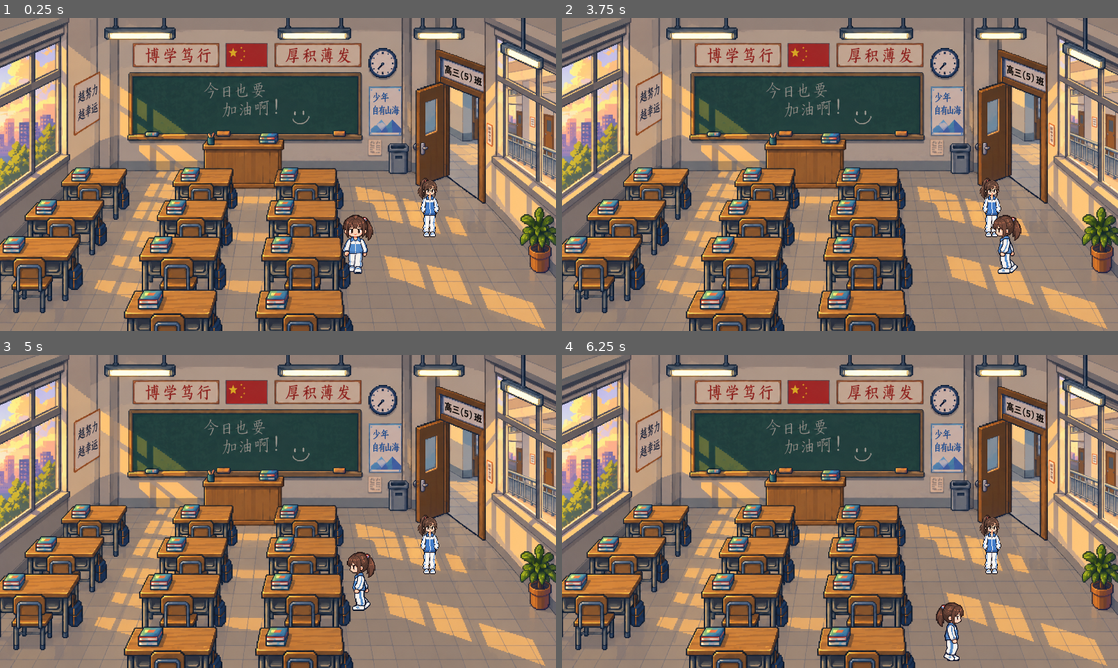
Above: before the commit, frames 1-4 (two rows, left to right).
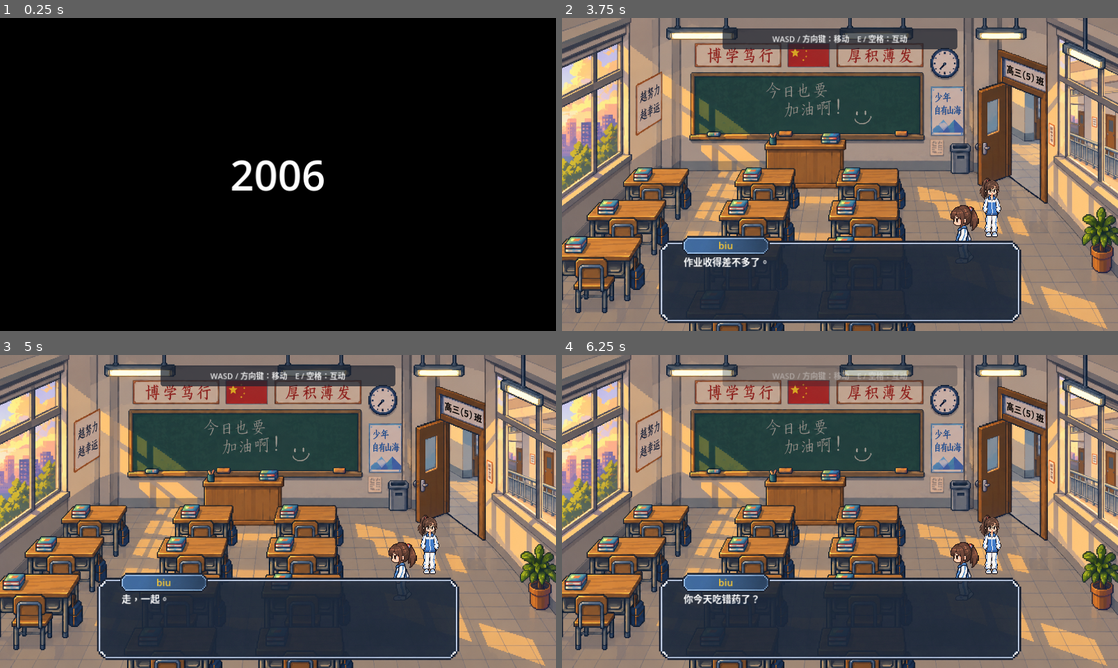
Above: after the commit, the same moments.

Repository: margaret1123/qiu-s-birthday
Game: Godot game, scene res://s01_classroom.tscn
Same seed, same stepped clock (60 frames per second), same inputs: the game is played once before the commit and once after it.
Inputs (mouse positions are in pixels of both pictures, inside the frame that each line leads up to):
- Up to frame 1 (0.25 s): no input
- Up to frame 2 (3.75 s): tap Enter (ui_accept) at 0.5, 0.77, 1.52, 3.02 s; move the mouse to (962, 158) at 0.52 s; hold Right (ui_right) 0.53-1.28 s; tap E (interact) every 0.75 s from 0.6 to 3.6 s; move the mouse to (728, 190) at 1.27 s; hold Down (ui_down) 1.28-2.03 s; move the mouse to (895, 105) at 2.02 s; hold Right (ui_right) 2.03-2.78 s; move the mouse to (812, 237) at 2.77 s; hold Up (ui_up) 2.78-3.53 s; move the mouse to (1006, 221) at 3.52 s; hold Left (ui_left) from 3.53 s (still down)
- Up to frame 3 (5 s): keep holding Left (ui_left); tap Enter (ui_accept) at 3.77, 4.52 s; move the mouse to (111, 464) at 4.27 s; tap E (interact) at 4.35 s
- Up to frame 4 (6.25 s): move the mouse to (867, 511) at 5.02 s; release Left (ui_left) at 5.03 s; hold Down (ui_down) 5.03-5.78 s; tap E (interact) at 5.1, 5.85 s; move the mouse to (756, 433) at 5.77 s; hold Right (ui_right) from 5.78 s (still down); tap Enter (ui_accept) at 6.02 s

The runs differ from the first frame. In frame 1, 100% of the frame differs, in the area x 0-100%, y 0-100%; in frame 2, 19%; in frame 3, 19%; in frame 4, 18%.

Commit message:
polish: fill out the story's rooms with a standing class
Pass A of the fullness work: the same story, the same dialogue and the same
routes, with the rooms around them no longer empty.

The crowd is decoration and nothing else. Every new figure is a bare Sprite2D
under the existing WorldSort - no script, no collision, no interaction area, no
group and no movement - so nothing added here can touch the player's path, the
triggers or the flow. They only sort against the room they are standing in.

The same small class follows the player through the school: S01 seats four and
leaves two standing in the aisle, S08 fills eight desks of that same group with
lao Dai on duty at the podium, and S09 keeps four of them and empties the rest,
so the room reads as having thinned out rather than as having swapped cast.
S03, S04, S06 and S07 get two to four apiece along their own edges, clear of
every trigger and of the tank event's sightline. S02, S05 and S11 are untouched.

S01 also opens the game now: black, "2006" held on its own, then the room -
the same shape S10 already uses for "2026", with the player frozen for the
caption and released once the fade is done. A one-time desktop hint fades in
after that and is gone four seconds later; it is skipped entirely on a
touchscreen, which draws its own controls.

S10 stays empty on purpose. With no end-of-day backdrop in the project it keeps
S04's gate and gets one scene-local CanvasModulate for the later hour, so the
fade to black and the year above it stay untouched by the tint.

Scales and offsets are derived per sprite from its own transparent canvas, with
the visible bottom on the node's own baseline so y-sort lands right.

Co-Authored-By: Claude Code <noreply@anthropic.com>

Diff:
--- a/s01_classroom.gd
+++ b/s01_classroom.gd
@@ -5,6 +5,13 @@
 ##
 ## Scene-local only - this state belongs to this scene and is deliberately not
 ## in GlobalState.
+##
+## This is also the scene the game starts on, so it owns the cold open: the black
+## the FadeOverlay already starts on, "2006" held over it on its own, and only
+## then the room. That is the same shape S10 uses for "2026" at the other end of
+## the story - a Label on a CanvasLayer above FadeOverlay. The two years are the
+## two ends of one gesture, but neither scene knows about the other and there is
+## no timeline to keep.
 
 enum FlowState {
 	INTRO,
@@ -13,6 +20,18 @@
 }
 
 const BIU_NAME := "biu"
+
+## How long "2006" stays up before the room arrives. One beat, the same hold S10
+## gives "2026", so the opening and the ending read as the same cut.
+const YEAR_HOLD := 1.2
+
+## The one-time nudge for a keyboard, shown once the room is up and then gone.
+## It is a nudge and not a tutorial: nothing waits on it and nothing remembers it.
+const HINT_TEXT := "WASD / 方向键：移动　E / 空格：互动"
+const HINT_FADE := 0.5
+## How long the hint sits fully up before it starts fading. Four seconds is one
+## glance at the room, not a prompt to answer.
+const HINT_HOLD := 4.0
 
 ## Where the player stands when S02 opens. The canteen entrance is the front of
 ## the dining floor, between the two left-hand tables.
@@ -40,12 +59,49 @@
 @onready var _exit_trigger: Area2D = $ExitTrigger
 @onready var _fade = $FadeOverlay
 @onready var _player: CharacterBody2D = $WorldSort/Player
+@onready var _year_overlay: CanvasLayer = $YearOverlay
+@onready var _hint: Control = $ControlHint/Hint
 
 func _ready() -> void:
 	_dialogue_box.dialogue_finished.connect(_on_dialogue_finished)
 	_choice_box.choice_selected.connect(_on_choice_selected)
 	_exit_trigger.body_entered.connect(_on_exit_entered)
-	_fade.fade_in()
+	_run_opening()
+
+## Black out, the year on its own, then the room.
+##
+## FadeOverlay is already at full black when this runs, so "2006" goes straight
+## over it and the wipe underneath is never seen until it is asked for. The player
+## is held for the whole thing rather than only for the caption: the room is not
+## up yet, so there is nothing to walk into and nothing to read.
+func _run_opening() -> void:
+	_player.set_physics_process(false)
+	_year_overlay.visible = true
+	await get_tree().create_timer(YEAR_HOLD).timeout
+	_year_overlay.visible = false
+	await _fade.fade_in()
+	_player.set_physics_process(true)
+	_show_control_hint()
+
+## The desktop nudge, shown once, after the room is up.
+##
+## Gated on the device rather than on anything the game knows, and by the same
+## test the touch HUD uses: a machine that reports a touchscreen has its controls
+## drawn on screen already, and telling it about WASD would be wrong. On a
+## touchscreen this returns before the hint is ever made visible.
+##
+## Nothing is written down and nothing is added up - it is shown once when the
+## game opens and then it is over, which is why it needs no home in GlobalState.
+func _show_control_hint() -> void:
+	if DisplayServer.is_touchscreen_available():
+		return
+	_hint.visible = true
+	_hint.modulate.a = 0.0
+	var tween := create_tween()
+	tween.tween_property(_hint, "modulate:a", 1.0, HINT_FADE)
+	tween.tween_interval(HINT_HOLD)
+	tween.tween_property(_hint, "modulate:a", 0.0, HINT_FADE)
+	tween.tween_callback(_hint.hide)
 
 func _on_dialogue_finished() -> void:
 	# Both a finished intro and a finished scolding lead back to the choice.
--- a/s01_classroom.tscn
+++ b/s01_classroom.tscn
@@ -8,6 +8,23 @@
 [ext_resource type="PackedScene" uid="uid://cq7x2m4vb9n8t" path="res://choice_box.tscn" id="6_choice"]
 [ext_resource type="Texture2D" path="res://art/UI/出口5d5b52f2-3584-4d5c-a5a8-22e98a370f7c.png" id="7_exit_icon"]
 [ext_resource type="PackedScene" uid="uid://d6m8lpzh34r5y" path="res://fade_overlay.tscn" id="8_fade"]
+[ext_resource type="Texture2D" path="res://art/characters/students/CHAR_STUDENTS_30_transparent_sprites/male_A/male_A_sit_back.png" id="9_seat_male_a"]
+[ext_resource type="Texture2D" path="res://art/characters/students/CHAR_STUDENTS_30_transparent_sprites/female_A/female_A_sit_back.png" id="10_seat_female_a"]
+[ext_resource type="Texture2D" path="res://art/characters/students/CHAR_STUDENTS_30_transparent_sprites/female_B/female_B_sit_back.png" id="11_seat_female_b"]
+[ext_resource type="Texture2D" path="res://art/characters/students/CHAR_STUDENTS_30_transparent_sprites/male_C/male_C_sit_back.png" id="12_seat_male_c"]
+[ext_resource type="Texture2D" path="res://art/characters/students/CHAR_STUDENTS_30_transparent_sprites/male_B/male_B_stand_front.png" id="13_stand_male_b"]
+[ext_resource type="Texture2D" path="res://art/characters/students/CHAR_STUDENTS_30_transparent_sprites/female_C/female_C_stand_front.png" id="14_stand_female_c"]
+
+[sub_resource type="StyleBoxFlat" id="StyleBoxFlat_hint"]
+content_margin_left = 22.0
+content_margin_top = 10.0
+content_margin_right = 22.0
+content_margin_bottom = 10.0
+bg_color = Color(0.101961, 0.129412, 0.180392, 0.717647)
+corner_radius_top_left = 6
+corner_radius_top_right = 6
+corner_radius_bottom_right = 6
+corner_radius_bottom_left = 6
 
 [sub_resource type="AtlasTexture" id="AtlasTexture_exit_icon"]
 atlas = ExtResource("7_exit_icon")
@@ -187,6 +204,42 @@
 texture = ExtResource("1_bg")
 polygon = PackedVector2Array(792, -166, 1032, -180, 1040, 0, 776, 0, 776, -3, 785, -54, 799, -63, 799, -144, 790, -150)
 uv = PackedVector2Array(792, 714, 1032, 700, 1040, 880, 776, 880, 776, 877, 785, 826, 799, 817, 799, 736, 790, 730)
+
+[node name="StudentSeatedA1" type="Sprite2D" parent="WorldSort"]
+position = Vector2(310, 572)
+scale = Vector2(0.75, 0.75)
+texture = ExtResource("9_seat_male_a")
+offset = Vector2(0, -93.5)
+
+[node name="StudentSeatedB1" type="Sprite2D" parent="WorldSort"]
+position = Vector2(605, 572)
+scale = Vector2(0.75, 0.75)
+texture = ExtResource("10_seat_female_a")
+offset = Vector2(-3, -91.5)
+
+[node name="StudentSeatedA2" type="Sprite2D" parent="WorldSort"]
+position = Vector2(220, 668)
+scale = Vector2(0.75, 0.75)
+texture = ExtResource("11_seat_female_b")
+offset = Vector2(-3, -91.5)
+
+[node name="StudentSeatedB2" type="Sprite2D" parent="WorldSort"]
+position = Vector2(575, 688)
+scale = Vector2(0.75, 0.75)
+texture = ExtResource("12_seat_male_c")
+offset = Vector2(-2, -94)
+
+[node name="StudentStandingA" type="Sprite2D" parent="WorldSort"]
+position = Vector2(740, 700)
+scale = Vector2(0.59661, 0.59661)
+texture = ExtResource("13_stand_male_b")
+offset = Vector2(0, -149)
+
+[node name="StudentStandingB" type="Sprite2D" parent="WorldSort"]
+position = Vector2(755, 860)
+scale = Vector2(0.600683, 0.600683)
+texture = ExtResource("14_stand_female_c")
+offset = Vector2(-3, -147)
 
 [node name="Player" parent="WorldSort" instance=ExtResource("2_player")]
 position = Vector2(1080, 770)
@@ -223,3 +276,47 @@
 [node name="ChoiceBox" parent="." instance=ExtResource("6_choice")]
 
 [node name="FadeOverlay" parent="." instance=ExtResource("8_fade")]
+
+[node name="YearOverlay" type="CanvasLayer" parent="."]
+layer = 110
+
+[node name="YearLabel" type="Label" parent="YearOverlay"]
+anchors_preset = 8
+anchor_left = 0.5
+anchor_top = 0.5
+anchor_right = 0.5
+anchor_bottom = 0.5
+offset_left = -200.0
+offset_top = -80.0
+offset_right = 200.0
+offset_bottom = 80.0
+grow_horizontal = 2
+grow_vertical = 2
+theme_override_colors/font_color = Color(1, 1, 1, 1)
+theme_override_font_sizes/font_size = 96
+text = "2006"
+horizontal_alignment = 1
+vertical_alignment = 1
+
+[node name="ControlHint" type="CanvasLayer" parent="."]
+layer = 15
+
+[node name="Hint" type="PanelContainer" parent="ControlHint"]
+visible = false
+anchors_preset = 5
+anchor_left = 0.5
+anchor_right = 0.5
+offset_left = -270.0
+offset_top = 24.0
+offset_right = 270.0
+offset_bottom = 68.0
+grow_horizontal = 2
+theme_override_styles/panel = SubResource("StyleBoxFlat_hint")
+
+[node name="HintLabel" type="Label" parent="ControlHint/Hint"]
+layout_mode = 2
+theme_override_colors/font_color = Color(1, 1, 1, 0.878431)
+theme_override_font_sizes/font_size = 18
+text = "WASD / 方向键：移动　E / 空格：互动"
+horizontal_alignment = 1
+vertical_alignment = 1
--- a/s03_corridor.tscn
+++ b/s03_corridor.tscn
@@ -9,6 +9,7 @@
 [ext_resource type="Texture2D" path="res://art/UI/出口5d5b52f2-3584-4d5c-a5a8-22e98a370f7c.png" id="7_exit_icon"]
 [ext_resource type="SpriteFrames" path="res://art/characters/Biu/biu_sprite_frames.tres" id="8_biu_frames"]
 [ext_resource type="Texture2D" path="res://art/characters/students/CHAR_STUDENTS_30_transparent_sprites/male_A/male_A_stand_front.png" id="9_male_student"]
+[ext_resource type="Texture2D" path="res://art/characters/students/CHAR_STUDENTS_30_transparent_sprites/female_C/female_C_stand_front.png" id="10_stand_female_c"]
 
 [sub_resource type="RectangleShape2D" id="RectangleShape2D_left_wall"]
 size = Vector2(120, 1060)
@@ -105,6 +106,18 @@
 position = Vector2(0, -14)
 shape = SubResource("RectangleShape2D_actor")
 
+[node name="StudentFarLeft" type="Sprite2D" parent="WorldSort"]
+position = Vector2(350, 905)
+scale = Vector2(0.600683, 0.600683)
+texture = ExtResource("10_stand_female_c")
+offset = Vector2(-3, -147)
+
+[node name="StudentFarRight" type="Sprite2D" parent="WorldSort"]
+position = Vector2(1420, 900)
+scale = Vector2(0.59661, 0.59661)
+texture = ExtResource("9_male_student")
+offset = Vector2(-3, -149)
+
 [node name="TankEventTrigger" type="Area2D" parent="."]
 position = Vector2(930, 795)
 
--- a/s04_school_gate_noon.tscn
+++ b/s04_school_gate_noon.tscn
@@ -8,6 +8,8 @@
 [ext_resource type="Script" path="res://s04_school_gate_noon.gd" id="6_gategd"]
 [ext_resource type="Texture2D" path="res://art/characters/Qiu/骑车载人92fd5a18-4cdc-43dc-af65-79dbc466f207.png" id="7_ride"]
 [ext_resource type="SpriteFrames" path="res://art/characters/Biu/biu_sprite_frames.tres" id="8_biu_frames"]
+[ext_resource type="Texture2D" path="res://art/characters/students/CHAR_STUDENTS_30_transparent_sprites/female_A/female_A_stand_front.png" id="9_stand_female_a"]
+[ext_resource type="Texture2D" path="res://art/characters/students/CHAR_STUDENTS_30_transparent_sprites/male_B/male_B_stand_front.png" id="10_stand_male_b"]
 
 [sub_resource type="RectangleShape2D" id="RectangleShape2D_left_wall"]
 size = Vector2(300, 2000)
@@ -108,6 +110,18 @@
 position = Vector2(0, -14)
 shape = SubResource("RectangleShape2D_actor")
 
+[node name="StudentPlazaLeft" type="Sprite2D" parent="WorldSort"]
+position = Vector2(300, 820)
+scale = Vector2(0.61324, 0.61324)
+texture = ExtResource("9_stand_female_a")
+offset = Vector2(-3, -144)
+
+[node name="StudentPlazaRight" type="Sprite2D" parent="WorldSort"]
+position = Vector2(1400, 780)
+scale = Vector2(0.59661, 0.59661)
+texture = ExtResource("10_stand_male_b")
+offset = Vector2(0, -149)
+
 [node name="GateDecisionTrigger" type="Area2D" parent="."]
 position = Vector2(790, 620)
 
--- a/s06_cybercafe_interior.tscn
+++ b/s06_cybercafe_interior.tscn
@@ -8,6 +8,10 @@
 [ext_resource type="PackedScene" uid="uid://d6m8lpzh34r5y" path="res://fade_overlay.tscn" id="6_fade"]
 [ext_resource type="Script" path="res://s06_cybercafe_interior.gd" id="7_s06gd"]
 [ext_resource type="Texture2D" path="res://art/UI/出口5d5b52f2-3584-4d5c-a5a8-22e98a370f7c.png" id="8_exit_icon"]
+[ext_resource type="Texture2D" path="res://art/characters/students/CHAR_STUDENTS_30_transparent_sprites/male_A/male_A_sit_back.png" id="9_seat_male_a"]
+[ext_resource type="Texture2D" path="res://art/characters/students/CHAR_STUDENTS_30_transparent_sprites/male_B/male_B_sit_back.png" id="10_seat_male_b"]
+[ext_resource type="Texture2D" path="res://art/characters/students/CHAR_STUDENTS_30_transparent_sprites/female_A/female_A_sit_back.png" id="11_seat_female_a"]
+[ext_resource type="Texture2D" path="res://art/characters/students/CHAR_STUDENTS_30_transparent_sprites/female_C/female_C_sit_back.png" id="12_seat_female_c"]
 
 [sub_resource type="AtlasTexture" id="AtlasTexture_exit_icon"]
 atlas = ExtResource("8_exit_icon")
@@ -151,6 +155,30 @@
 texture = ExtResource("1_bg")
 polygon = PackedVector2Array(300, -501, 402, -501, 402, 0, 300, 0)
 uv = PackedVector2Array(300, 440, 402, 440, 402, 941, 300, 941)
+
+[node name="GamerLeftTopA" type="Sprite2D" parent="WorldSort"]
+position = Vector2(100, 505)
+scale = Vector2(0.75, 0.75)
+texture = ExtResource("9_seat_male_a")
+offset = Vector2(0, -93.5)
+
+[node name="GamerLeftTopB" type="Sprite2D" parent="WorldSort"]
+position = Vector2(200, 500)
+scale = Vector2(0.75, 0.75)
+texture = ExtResource("10_seat_male_b")
+offset = Vector2(-0.5, -93)
+
+[node name="GamerMiddleLeft" type="Sprite2D" parent="WorldSort"]
+position = Vector2(785, 748)
+scale = Vector2(0.75, 0.75)
+texture = ExtResource("11_seat_female_a")
+offset = Vector2(-3, -91.5)
+
+[node name="GamerMiddleRight" type="Sprite2D" parent="WorldSort"]
+position = Vector2(938, 745)
+scale = Vector2(0.75, 0.75)
+texture = ExtResource("12_seat_female_c")
+offset = Vector2(-3, -96.5)
 
 [node name="Player" parent="WorldSort" instance=ExtResource("2_player")]
 position = Vector2(500, 850)
--- a/s07_return_to_school.tscn
+++ b/s07_return_to_school.tscn
@@ -8,6 +8,8 @@
 [ext_resource type="PackedScene" uid="uid://cq7x2m4vb9n8t" path="res://choice_box.tscn" id="6_choice"]
 [ext_resource type="Texture2D" path="res://art/UI/出口5d5b52f2-3584-4d5c-a5a8-22e98a370f7c.png" id="7_exit_icon"]
 [ext_resource type="SpriteFrames" path="res://art/characters/Biu/biu_sprite_frames.tres" id="8_biu_frames"]
+[ext_resource type="Texture2D" path="res://art/characters/students/CHAR_STUDENTS_30_transparent_sprites/male_A/male_A_stand_front.png" id="9_stand_male_a"]
+[ext_resource type="Texture2D" path="res://art/characters/students/CHAR_STUDENTS_30_transparent_sprites/female_B/female_B_stand_front.png" id="10_stand_female_b"]
 
 [sub_resource type="AtlasTexture" id="AtlasTexture_exit_icon"]
 atlas = ExtResource("7_exit_icon")
@@ -174,6 +176,18 @@
 position = Vector2(0, -14)
 shape = SubResource("RectangleShape2D_actor")
 
+[node name="StudentSidewalkLeft" type="Sprite2D" parent="WorldSort"]
+position = Vector2(330, 780)
+scale = Vector2(0.59661, 0.59661)
+texture = ExtResource("9_stand_male_a")
+offset = Vector2(-3, -149)
+
+[node name="StudentSidewalkRight" type="Sprite2D" parent="WorldSort"]
+position = Vector2(1300, 820)
+scale = Vector2(0.635379, 0.635379)
+texture = ExtResource("10_stand_female_b")
+offset = Vector2(-3, -139)
+
 [node name="PhoneEventTrigger" type="Area2D" parent="."]
 position = Vector2(940, 675)
 
--- a/s08_classroom_exam.tscn
+++ b/s08_classroom_exam.tscn
@@ -7,6 +7,13 @@
 [ext_resource type="PackedScene" uid="uid://d6m8lpzh34r5y" path="res://fade_overlay.tscn" id="5_fade"]
 [ext_resource type="Script" path="res://s08_classroom_exam.gd" id="6_examgd"]
 [ext_resource type="SpriteFrames" path="res://art/characters/Biu/biu_sprite_frames.tres" id="7_biu_frames"]
+[ext_resource type="Texture2D" path="res://art/characters/students/CHAR_STUDENTS_30_transparent_sprites/male_A/male_A_sit_back.png" id="8_seat_male_a"]
+[ext_resource type="Texture2D" path="res://art/characters/students/CHAR_STUDENTS_30_transparent_sprites/female_A/female_A_sit_back.png" id="9_seat_female_a"]
+[ext_resource type="Texture2D" path="res://art/characters/students/CHAR_STUDENTS_30_transparent_sprites/male_B/male_B_sit_back.png" id="10_seat_male_b"]
+[ext_resource type="Texture2D" path="res://art/characters/students/CHAR_STUDENTS_30_transparent_sprites/female_B/female_B_sit_back.png" id="11_seat_female_b"]
+[ext_resource type="Texture2D" path="res://art/characters/students/CHAR_STUDENTS_30_transparent_sprites/male_C/male_C_sit_back.png" id="12_seat_male_c"]
+[ext_resource type="Texture2D" path="res://art/characters/students/CHAR_STUDENTS_30_transparent_sprites/female_C/female_C_sit_back.png" id="13_seat_female_c"]
+[ext_resource type="Texture2D" path="res://art/characters/teacher/363bc86a-a5e6-455b-8362-df69dfc5b5a8.png" id="14_teacher_front"]
 
 [sub_resource type="RectangleShape2D" id="RectangleShape2D_actor"]
 size = Vector2(40, 28)
@@ -172,6 +179,60 @@
 texture = ExtResource("1_bg")
 polygon = PackedVector2Array(860, -148, 1080, -148, 1080, 0, 860, 0)
 uv = PackedVector2Array(860, 732, 1080, 732, 1080, 880, 860, 880)
+
+[node name="StudentSeatedA1" type="Sprite2D" parent="WorldSort"]
+position = Vector2(310, 578)
+scale = Vector2(0.75, 0.75)
+texture = ExtResource("8_seat_male_a")
+offset = Vector2(0, -93.5)
+
+[node name="StudentSeatedB1" type="Sprite2D" parent="WorldSort"]
+position = Vector2(600, 578)
+scale = Vector2(0.75, 0.75)
+texture = ExtResource("9_seat_female_a")
+offset = Vector2(-3, -91.5)
+
+[node name="StudentSeatedCUp" type="Sprite2D" parent="WorldSort"]
+position = Vector2(985, 598)
+scale = Vector2(0.75, 0.75)
+texture = ExtResource("10_seat_male_b")
+offset = Vector2(-0.5, -93)
+
+[node name="StudentSeatedA2" type="Sprite2D" parent="WorldSort"]
+position = Vector2(215, 695)
+scale = Vector2(0.75, 0.75)
+texture = ExtResource("11_seat_female_b")
+offset = Vector2(-3, -91.5)
+
+[node name="StudentSeatedB2" type="Sprite2D" parent="WorldSort"]
+position = Vector2(570, 700)
+scale = Vector2(0.75, 0.75)
+texture = ExtResource("12_seat_male_c")
+offset = Vector2(-2, -94)
+
+[node name="StudentSeatedCMid" type="Sprite2D" parent="WorldSort"]
+position = Vector2(965, 705)
+scale = Vector2(0.75, 0.75)
+texture = ExtResource("13_seat_female_c")
+offset = Vector2(-3, -96.5)
+
+[node name="StudentSeatedB3" type="Sprite2D" parent="WorldSort"]
+position = Vector2(485, 875)
+scale = Vector2(0.75, 0.75)
+texture = ExtResource("8_seat_male_a")
+offset = Vector2(0, -93.5)
+
+[node name="StudentSeatedCLow" type="Sprite2D" parent="WorldSort"]
+position = Vector2(955, 878)
+scale = Vector2(0.75, 0.75)
+texture = ExtResource("9_seat_female_a")
+offset = Vector2(-3, -91.5)
+
+[node name="TeacherOnDuty" type="Sprite2D" parent="WorldSort"]
+position = Vector2(560, 470)
+scale = Vector2(0.150043, 0.150043)
+texture = ExtResource("14_teacher_front")
+offset = Vector2(-12.5, -595)
 
 [node name="Player" parent="WorldSort" instance=ExtResource("2_player")]
 position = Vector2(1370, 620)
--- a/s09_classroom_afterschool.tscn
+++ b/s09_classroom_afterschool.tscn
@@ -7,6 +7,10 @@
 [ext_resource type="PackedScene" uid="uid://d2u0lp08bk2p2" path="res://dialogue_box.tscn" id="5_dialogue"]
 [ext_resource type="Texture2D" path="res://art/UI/出口5d5b52f2-3584-4d5c-a5a8-22e98a370f7c.png" id="6_exit_icon"]
 [ext_resource type="SpriteFrames" path="res://art/characters/Biu/biu_sprite_frames.tres" id="7_biu_frames"]
+[ext_resource type="Texture2D" path="res://art/characters/students/CHAR_STUDENTS_30_transparent_sprites/male_A/male_A_sit_back.png" id="8_seat_male_a"]
+[ext_resource type="Texture2D" path="res://art/characters/students/CHAR_STUDENTS_30_transparent_sprites/female_B/female_B_sit_back.png" id="9_seat_female_b"]
+[ext_resource type="Texture2D" path="res://art/characters/students/CHAR_STUDENTS_30_transparent_sprites/male_C/male_C_stand_front.png" id="10_stand_male_c"]
+[ext_resource type="Texture2D" path="res://art/characters/students/CHAR_STUDENTS_30_transparent_sprites/female_A/female_A_stand_front.png" id="11_stand_female_a"]
 
 [sub_resource type="RectangleShape2D" id="RectangleShape2D_left_wall"]
 size = Vector2(290, 1141)
@@ -189,6 +193,30 @@
 texture = ExtResource("1_bg")
 polygon = PackedVector2Array(792, -166, 1032, -180, 1040, 0, 776, 0, 776, -3, 785, -54, 799, -63, 799, -144, 790, -150)
 uv = PackedVector2Array(792, 714, 1032, 700, 1040, 880, 776, 880, 776, 877, 785, 826, 799, 817, 799, 736, 790, 730)
+
+[node name="StudentSeatedA2" type="Sprite2D" parent="WorldSort"]
+position = Vector2(220, 668)
+scale = Vector2(0.75, 0.75)
+texture = ExtResource("8_seat_male_a")
+offset = Vector2(0, -93.5)
+
+[node name="StudentSeatedB2" type="Sprite2D" parent="WorldSort"]
+position = Vector2(575, 688)
+scale = Vector2(0.75, 0.75)
+texture = ExtResource("9_seat_female_b")
+offset = Vector2(-3, -91.5)
+
+[node name="StudentStandingA" type="Sprite2D" parent="WorldSort"]
+position = Vector2(740, 700)
+scale = Vector2(0.59661, 0.59661)
+texture = ExtResource("10_stand_male_c")
+offset = Vector2(-3, -149)
+
+[node name="StudentStandingB" type="Sprite2D" parent="WorldSort"]
+position = Vector2(755, 860)
+scale = Vector2(0.61324, 0.61324)
+texture = ExtResource("11_stand_female_a")
+offset = Vector2(-3, -144)
 
 [node name="BiuActor" type="StaticBody2D" parent="WorldSort"]
 position = Vector2(1120, 878)
--- a/s10_school_gate_afterschool.gd
+++ b/s10_school_gate_afterschool.gd
@@ -13,6 +13,13 @@
 ##
 ## S04's collision, camera and world size are reused exactly as they were. It is
 ## the same gate; only what is behind it has changed.
+##
+## The time of day is the one thing added on top, and it is a single scene-local
+## CanvasModulate: the same gate at the end of the day rather than at noon. It is
+## a colour multiply over this scene's own canvas and nothing else - it does not
+## reach the FadeOverlay or the YearOverlay, which are their own layers, so the
+## black and the year stay exactly as black and as white as S10 needs them to be.
+## There is no day/night system and nothing outside this scene knows about it.
 
 enum FlowState {
 	WALKING,  ## Free walk; the gate has not been stepped through yet.
--- a/s10_school_gate_afterschool.tscn
+++ b/s10_school_gate_afterschool.tscn
@@ -31,6 +31,9 @@
 
 [node name="SchoolGateAfterSchool" type="Node2D"]
 script = ExtResource("4_s10gd")
+
+[node name="EveningLight" type="CanvasModulate" parent="."]
+color = Color(0.8, 0.76, 0.74, 1)
 
 [node name="Background" type="Node2D" parent="."]
 
Not shown: 1 places in s01_classroom.tscn that only renumber resources
Not shown: 1 places in s03_corridor.tscn that only renumber resources
Not shown: 1 places in s04_school_gate_noon.tscn that only renumber resources
Not shown: 1 places in s06_cybercafe_interior.tscn that only renumber resources
Not shown: 1 places in s07_return_to_school.tscn that only renumber resources
Not shown: 1 places in s08_classroom_exam.tscn that only renumber resources
Not shown: 1 places in s09_classroom_afterschool.tscn that only renumber resources
